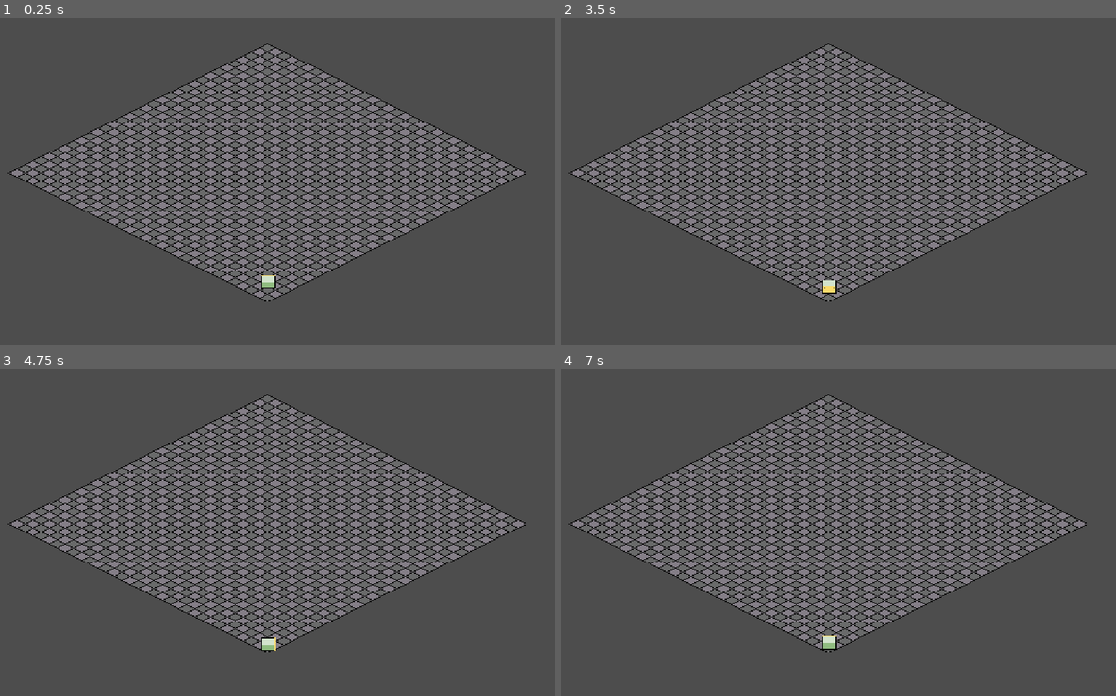
Above: before the commit, frames 1-4 (two rows, left to right).
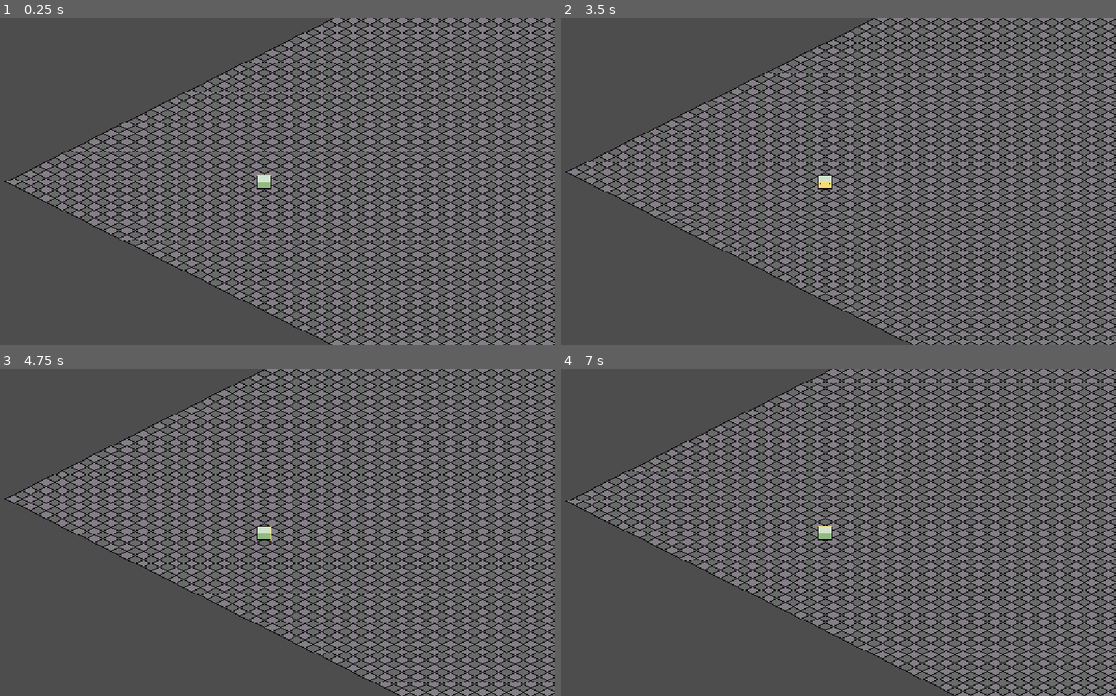
Above: after the commit, the same moments.

Repository: Guilherme-Calland/race_game
Game: Godot game, scene res://level-one/level-one.tscn
Two runs of this game, one before a commit and one after it. Both use one fixed random seed, a clock stepped at 60 frames per second and the inputs below.
Inputs:
- Up to frame 1 (0.25 s): no input
- Up to frame 2 (3.5 s): tap Enter at 0.5, 2 s; hold D (turn-right) 0.53-1.28 s; tap Shift (flip) every 0.75 s from 0.6 to 2.85 s; tap Space at 1.25, 2.75 s; hold S (reverse) 1.28-2.03 s; hold D (turn-right) 2.03-2.78 s; hold W (forward) from 2.78 s (still down)
- Up to frame 3 (4.75 s): release W (forward) at 3.53 s; hold A (turn-left) from 3.53 s (still down); tap Shift (flip) at 3.6, 4.35 s
- Up to frame 4 (7 s): tap Enter at 5 s; release A (turn-left) at 5.03 s; hold S (reverse) 5.03-5.78 s; tap Shift (flip) at 5.1, 5.85, 6.6 s; tap Space at 5.75 s; hold D (turn-right) 5.78-6.53 s; hold W (forward) from 6.53 s (still down)

The runs differ from the first frame. In frame 1, 52% of the frame differs, in the area x 0-100%, y 0-100%; in frame 2, 50%; in frame 3, 54%; in frame 4, 57%.

Commit message:
angulos de 45 graus

Diff:
--- a/level-one/level-one.tscn
+++ b/level-one/level-one.tscn
@@ -6,13 +6,26 @@
 [node name="Level One" type="Node2D" unique_id=1311461981]
 
 [node name="RigidBody2D" parent="." unique_id=1390855614 instance=ExtResource("2_dgmnl")]
-position = Vector2(1, 108)
-
-[node name="Camera2D" type="Camera2D" parent="." unique_id=256882136]
-position = Vector2(-3, 9)
-zoom = Vector2(2, 2)
 
 [node name="bg" type="Sprite2D" parent="." unique_id=197463425]
 z_index = -1
 texture_filter = 1
 texture = ExtResource("1_kcecf")
+
+[node name="bg" type="Sprite2D" parent="bg" unique_id=132872680]
+z_index = -1
+texture_filter = 1
+position = Vector2(256, 128)
+texture = ExtResource("1_kcecf")
+
+[node name="bg" type="Sprite2D" parent="bg/bg" unique_id=1562193381]
+z_index = -1
+texture_filter = 1
+position = Vector2(256, -128)
+texture = ExtResource("1_kcecf")
+
+[node name="bg" type="Sprite2D" parent="bg/bg/bg" unique_id=1689195991]
+z_index = -1
+texture_filter = 1
+position = Vector2(-256, -128)
+texture = ExtResource("1_kcecf")
--- a/level-one/player.gd
+++ b/level-one/player.gd
@@ -1,6 +1,6 @@
 extends CharacterBody2D
 
-@export var acceleration = 1
+@export var acceleration = 2
 @export var friction = 1
 @onready var sprite = $Sprite2D
 var speedX = 0
@@ -72,6 +72,25 @@
 				speedY += friction
 				if speedY > 0:
 					speedY = 0
+
+		else:
+			var angle = deg_to_rad(direction)
+			var speedXIncrement = cos(angle) * acceleration * friction
+			var speedYIncrement = sin(angle) * acceleration * friction
+			if direction == 45 or direction == -45:
+				if direction >= 0:
+					speedX += speedXIncrement
+					speedY -= speedYIncrement
+				else:
+					speedX -= speedXIncrement
+					speedY += speedYIncrement
+			if direction == 135 or direction == -135:
+				if direction >= 0:
+					speedX -= speedXIncrement
+					speedY += speedYIncrement
+				else:
+					speedX += speedXIncrement
+					speedY -= speedYIncrement
 	else:
 		if speedX > 0:
 			speedX -= friction
@@ -83,5 +102,4 @@
 			speedY += friction
 
 	velocity = Vector2(speedX, speedY) * Vector2(1,0.5)
-
 	move_and_slide()
--- a/level-one/player.tscn
+++ b/level-one/player.tscn
@@ -11,3 +11,6 @@
 texture = ExtResource("2_l8754")
 hframes = 4
 vframes = 2
+
+[node name="Camera2D" type="Camera2D" parent="." unique_id=1387299432]
+zoom = Vector2(2, 2)
--- a/project.godot
+++ b/project.godot
@@ -17,7 +17,7 @@
 
 [display]
 
-window/size/mode=2
+window/size/mode=1
 window/stretch/mode="canvas_items"
 
 [input]
